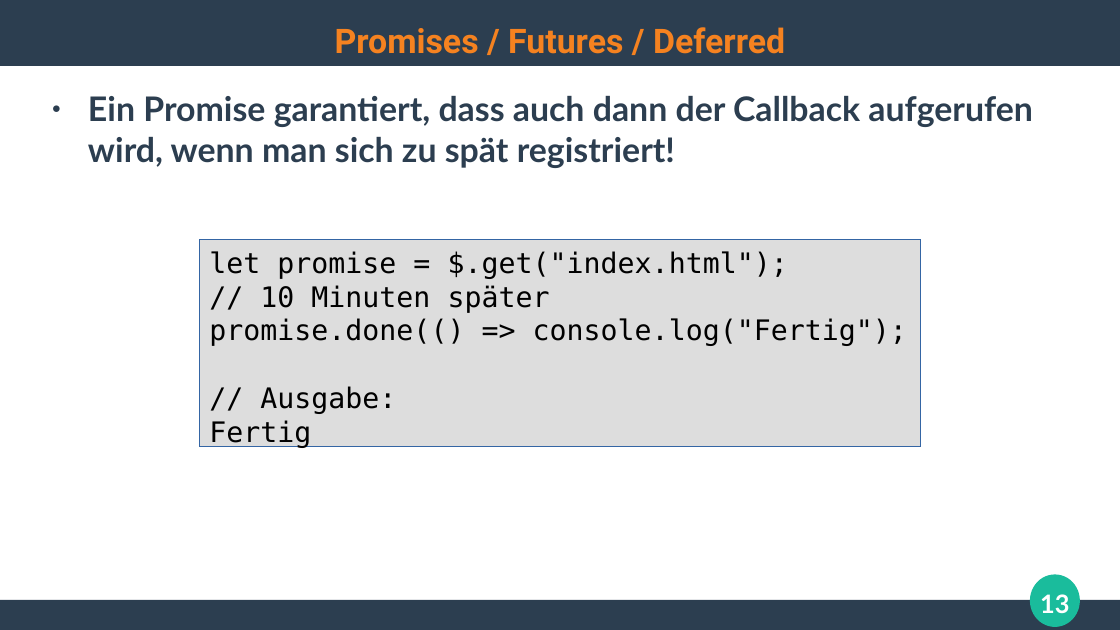
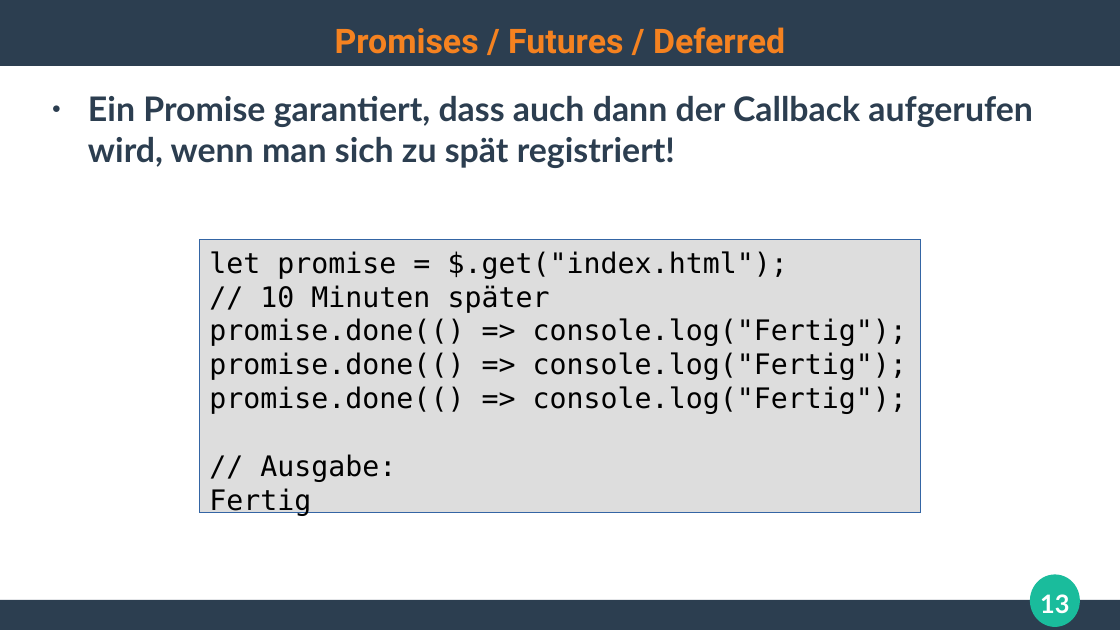
Before and after one commit to ghandmann/HS-AlbSig-WebAnwendungen2, a slide deck: slide 13 of Kapitel/05_Web2.0_AJAX_1x1.odp. Drawn at 1120x630 pixels with LibreOffice and Linux fonts; fonts in the diff are those of the drawing. Boxes give left, top, right and bottom in pixels: in the first picture for what was removed or moved away, otherwise in the second. Text is boxed around its words. In the diff, an @@ line names an element or a change of style, - is before the commit and + after.

```diff
--- a/Kapitel/05_Web2.0_AJAX_1x1.odp
+++ b/Kapitel/05_Web2.0_AJAX_1x1.odp
@@ rectangle "let promise = $.get("index.html");" resized from (x1=199, y1=240, x2=921, y2=447) to (x1=199, y1=240, x2=921, y2=512) @@
@@ text in rectangle at (x1=209, y1=352, x2=907, y2=414): paragraphs added @@
+promise.done(() => console.log("Fertig");
+promise.done(() => console.log("Fertig");
```
Also in this commit, not shown: 1 other slide changed.
